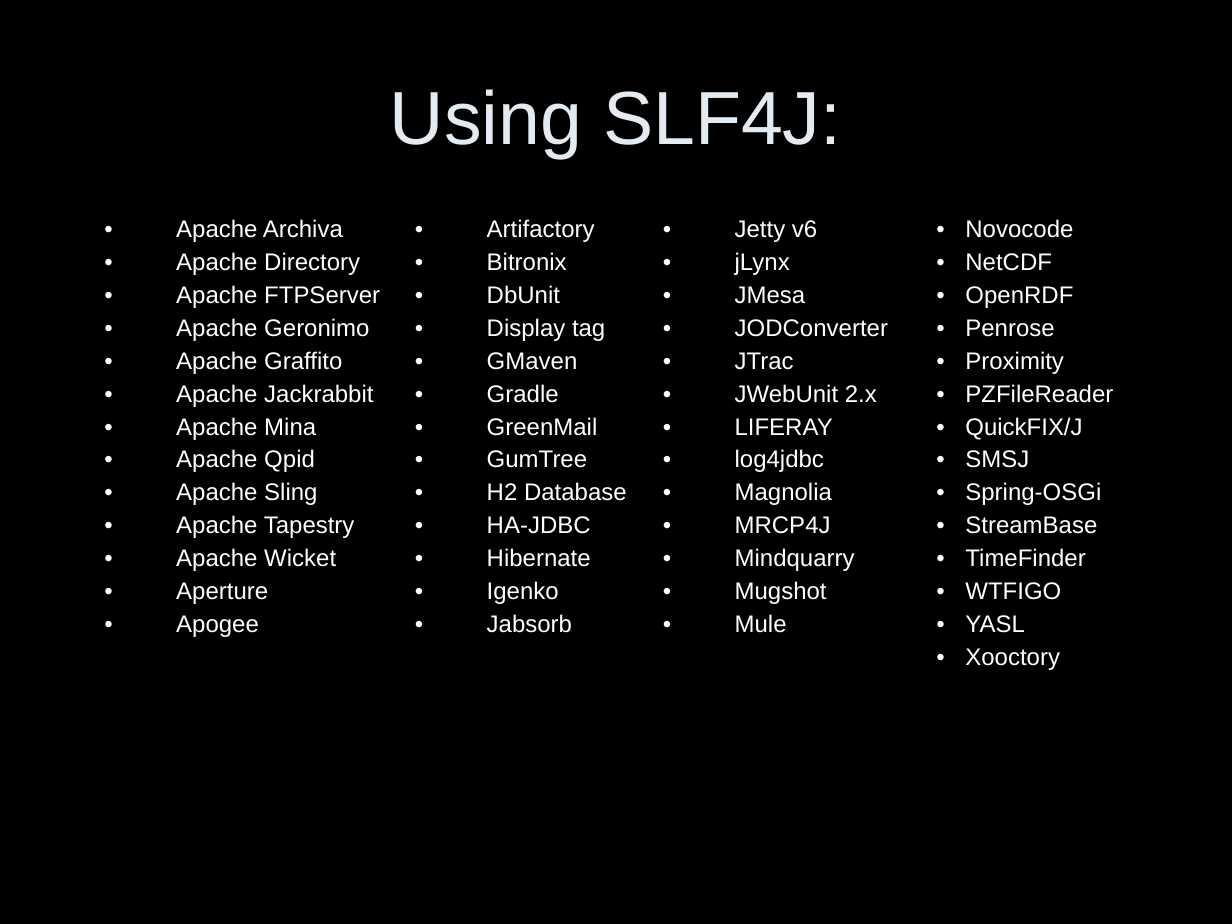
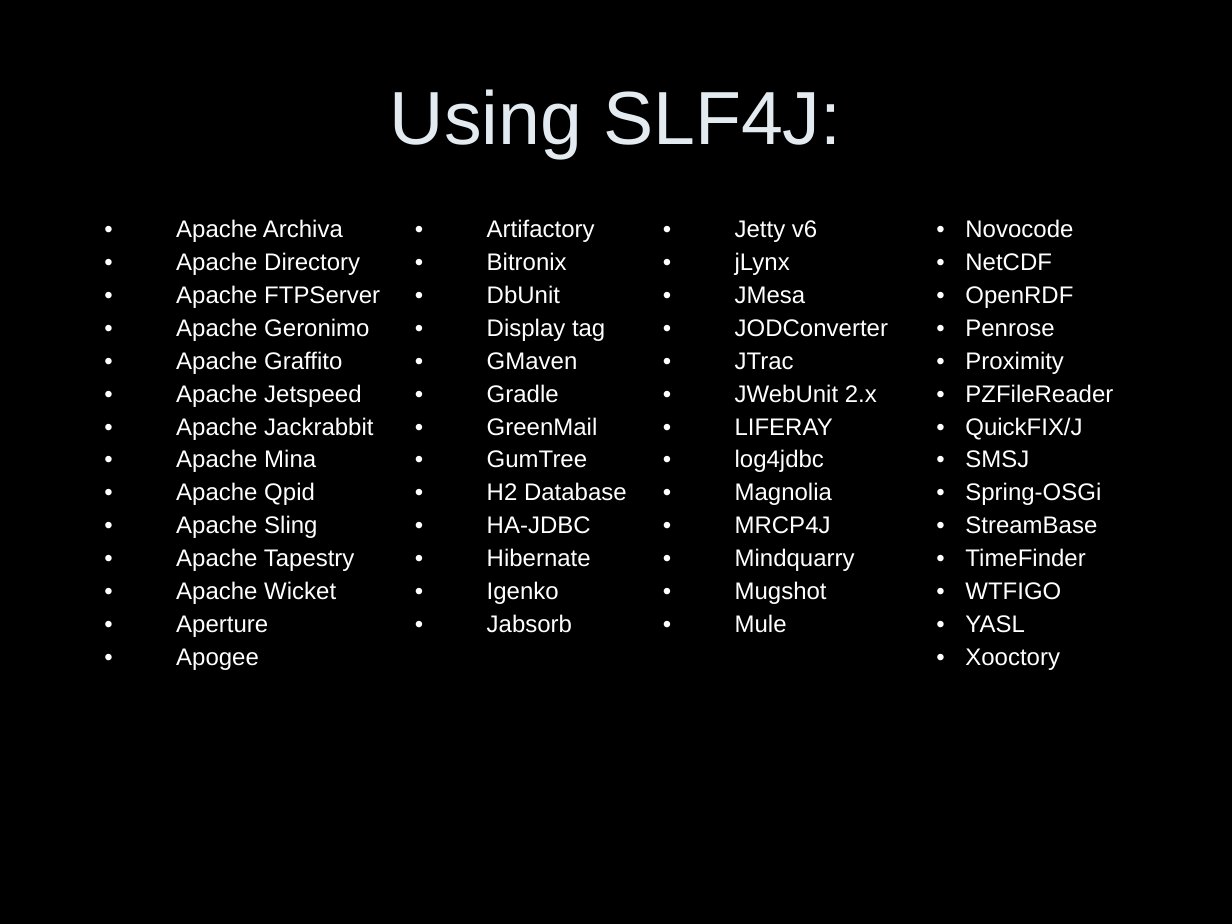
Before and after one commit to vs/junit4, a slide deck: slide 9 of modules/slf4j/slf4j-site/src/site/resources/slf4j-in-10-slides.ppt. Drawn at 1232x924 pixels with LibreOffice and Linux fonts; fonts in the diff are those of the drawing. Boxes give left, top, right and bottom in pixels: in the first picture for what was removed or moved away, otherwise in the second. Text is boxed around its words. In the diff, an @@ line names an element or a change of style, - is before the commit and + after.

```diff
--- a/modules/slf4j/slf4j-site/src/site/resources/slf4j-in-10-slides.ppt
+++ b/modules/slf4j/slf4j-site/src/site/resources/slf4j-in-10-slides.ppt
@@ table at (92, 209, 1159, 825) @@
-row 1, column 1: Apache Archiva / Apache Directory / Apache FTPServer / Apache Geronimo / Apache Graffito / Apache Jackrabbit / Apache Mina / Apache Qpid / Apache Sling / Apache Tapestry / Apache Wicket / Aperture / Apogee
+row 1, column 1: Apache Archiva / Apache Directory / Apache FTPServer / Apache Geronimo / Apache Graffito / Apache Jetspeed / Apache Jackrabbit / Apache Mina / Apache Qpid / Apache Sling / Apache Tapestry / Apache Wicket / Aperture / Apogee
```
Also in this commit, not shown: 3 other slides changed.
